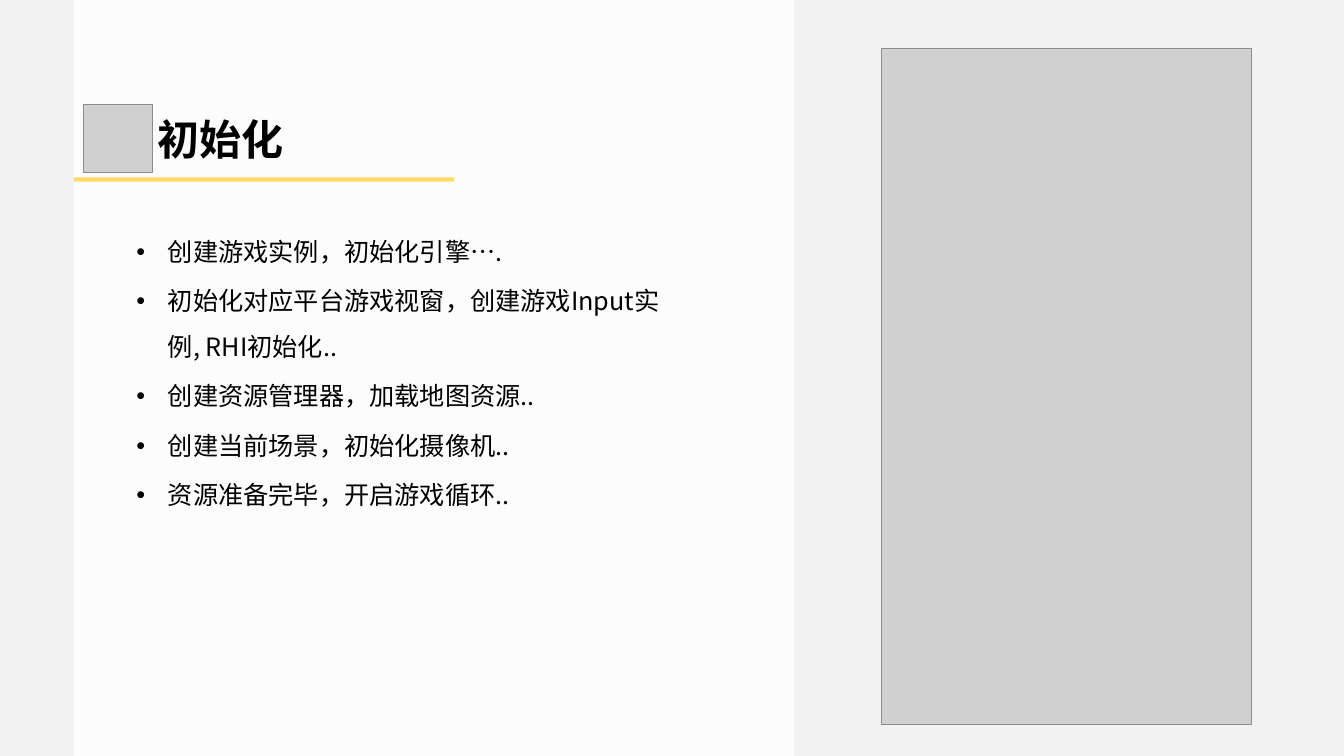
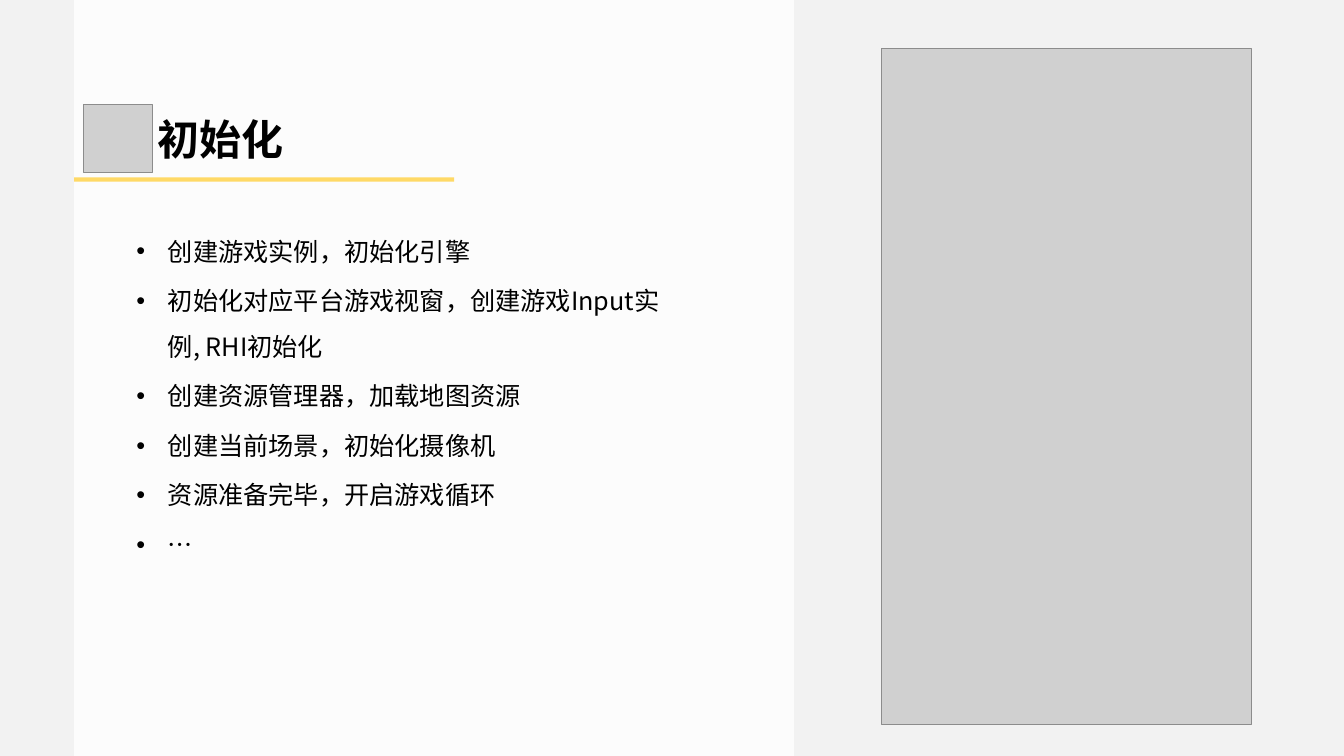
Before and after one commit to doomlover/KSGameEngineTutorials, a slide deck: slide 9 of PPTs/04.引擎基础概念与底层实用系统.pptx. Drawn at 1344x756 pixels with LibreOffice and Linux fonts; fonts in the diff are those of the drawing; grey boxes stand for pictures. Boxes give left, top, right and bottom in pixels: in the first picture for what was removed or moved away, otherwise in the second. Text is boxed around its words. In the diff, an @@ line names an element or a change of style, - is before the commit and + after.

Commit message:
add 04ppt and rdc

```diff
--- a/PPTs/04.引擎基础概念与底层实用系统.pptx
+++ b/PPTs/04.引擎基础概念与底层实用系统.pptx
@@ text at [168, 239, 660, 507]: text changed @@
-• 创建游戏实例，初始化引擎….
-• 初始化对应平台游戏视窗，创建游戏Input实例, RHI初始化..
-• 创建资源管理器，加载地图资源..
-• 创建当前场景，初始化摄像机..
-• 资源准备完毕，开启游戏循环..
+• 创建游戏实例，初始化引擎
+• 初始化对应平台游戏视窗，创建游戏Input实例, RHI初始化
+• 创建资源管理器，加载地图资源
+• 创建当前场景，初始化摄像机
+• 资源准备完毕，开启游戏循环
+• …
```
Also in this commit, not shown: 2 other slides changed, 1 other file.
